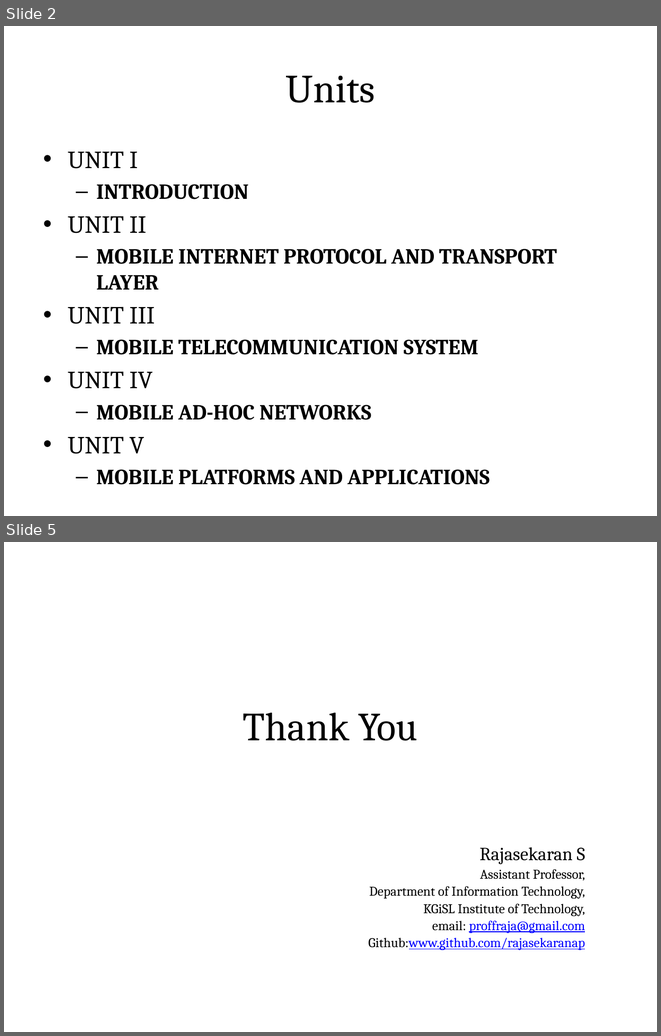
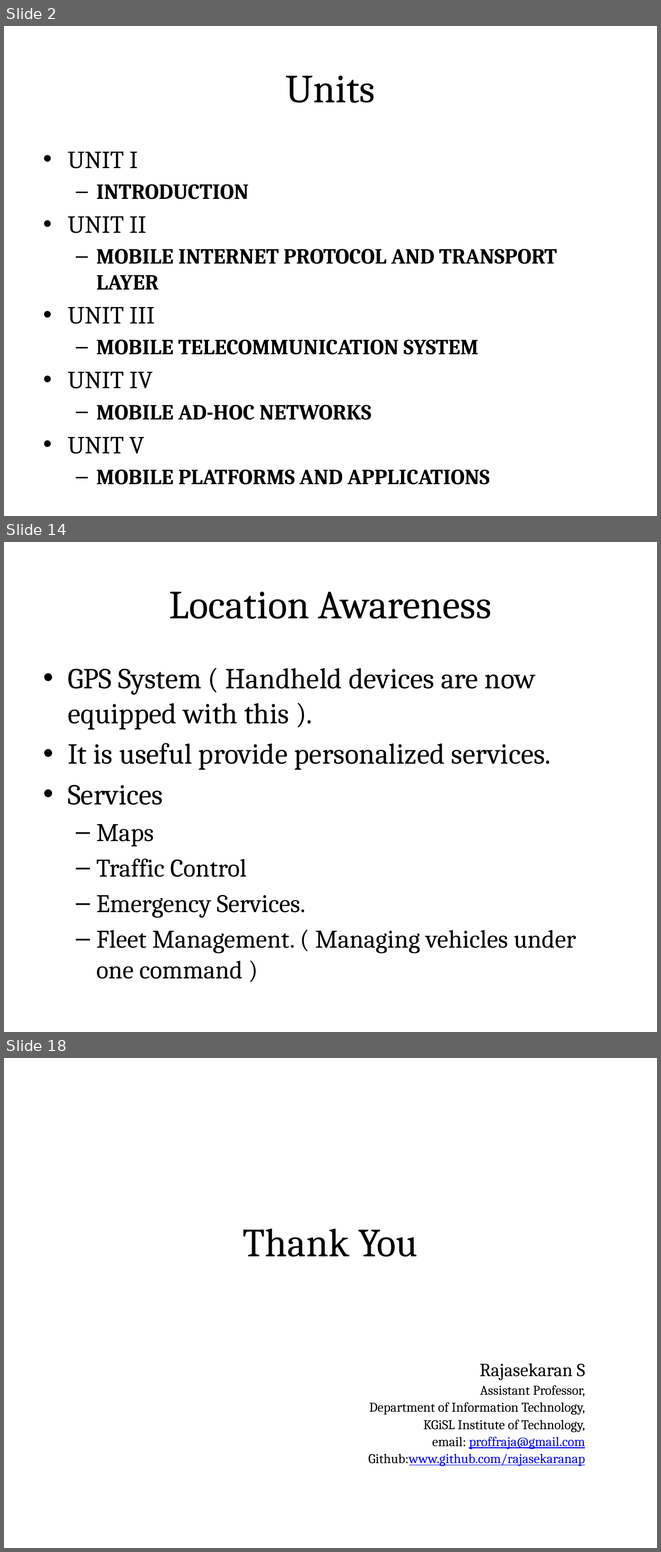
Before and after one commit to rajasekaran36/IT6601-Mobile-Computing, a slide deck: Slides/IT6601-U1.pptx. Shown one above the other, each under a label of ours: slides 2 and 5 before the commit, slides 2, 14 and 18 after it; the slides between them are not shown. The pictures are 661x1036 and 661x1552 pixels, drawn with LibreOffice and Linux fonts; fonts in the diff are those of the drawing. Boxes give left, top, right and bottom in pixels: in the first picture for what was removed or moved away, otherwise in the second. Text is boxed around its words. In the diff, an @@ line names an element or a change of style, - is before the commit and + after.

```diff
--- a/Slides/IT6601-U1.pptx
+++ b/Slides/IT6601-U1.pptx
@@ slide 14 added at <box>4,542,657,1032</box>, background #FFFFFF @@
@@ title added at <box>37,562,624,643</box>, fill gradient #DAFDA7 to #E4FCC2 to #F5FFE7, outline #98B955 0.75 pt, 44 pt, text #000000 @@
+Location Awareness
@@ text added at <box>68,668,576,979</box>, 32 pt, text #000000 @@
+• GPS System ( Handheld devices are now equipped with this ).
+• It is useful provide personalized services.
+• Services
+  – Maps
+  – Traffic Control
+  – Emergency Services.
+  – Fleet Management. ( Managing vehicles under one command )
@@ what was slide 5 is now slide 18 @@
```
Also in this commit, not shown: 1 slide changed, 13 other slides added, 1 slide removed.
